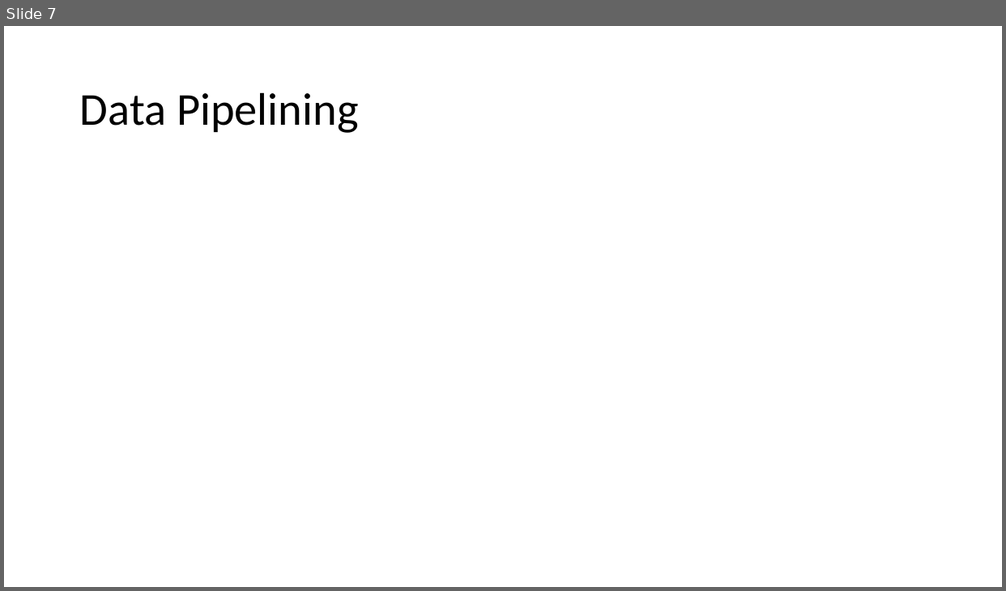
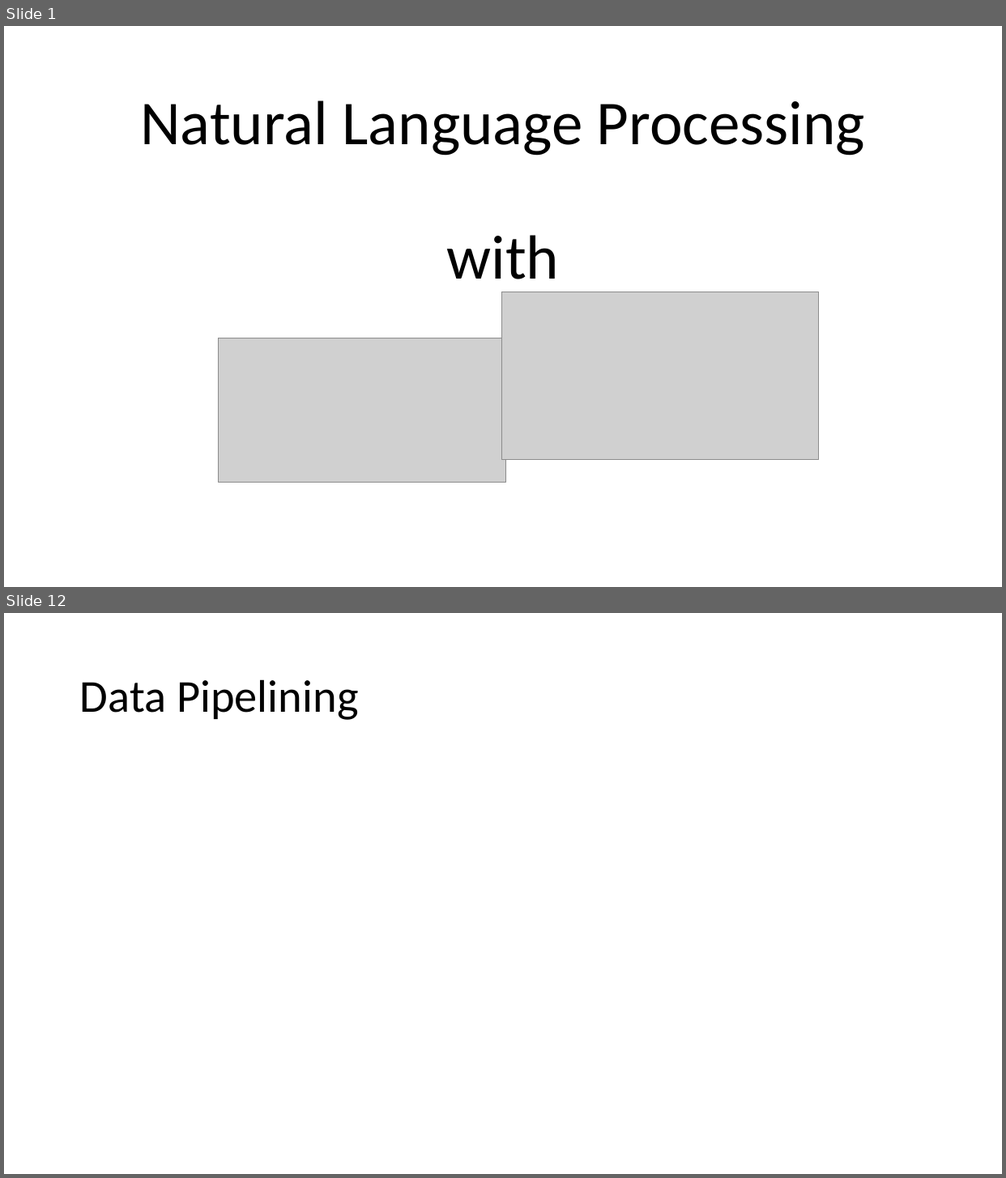
Before and after one commit to dreyco676/nlp_spark, a slide deck: TCHUG_NLP_PYSPARK.pptx. Shown one above the other, each under a label of ours: slide 7 before the commit, slides 1 and 12 after it; the slides between them are not shown. The pictures are 1006x591 and 1006x1178 pixels, drawn with LibreOffice and Linux fonts; fonts in the diff are those of the drawing; grey boxes stand for pictures. Boxes give left, top, right and bottom in pixels: in the first picture for what was removed or moved away, otherwise in the second. Text is boxed around its words. In the diff, an @@ line names an element or a change of style, - is before the commit and + after.

```diff
--- a/TCHUG_NLP_PYSPARK.pptx
+++ b/TCHUG_NLP_PYSPARK.pptx
@@ slide 1 added at (x1=4, y1=26, x2=1002, y2=587), background #FFFFFF @@
@@ title added at (x1=140, y1=101, x2=865, y2=293), 60 pt, text #000000 @@
+Natural Language Processing
+with
@@ picture added at (x1=502, y1=292, x2=819, y2=460) @@
@@ picture added at (x1=218, y1=339, x2=505, y2=483) @@
@@ what was slide 7 is now slide 12 @@
```
Also in this commit, not shown: 1 slide changed, 9 other slides added, 5 slides removed, 2 other files.
